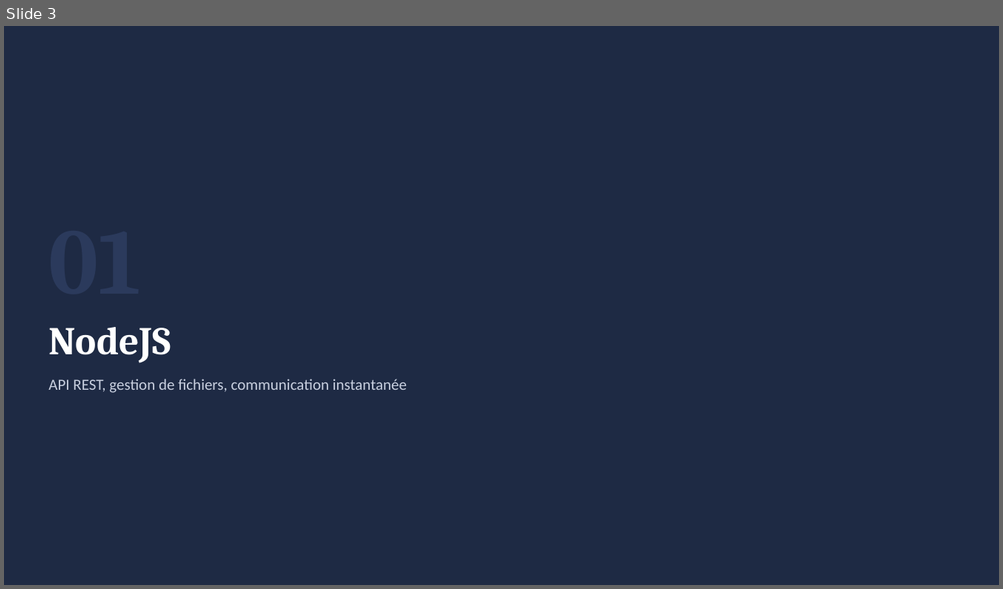
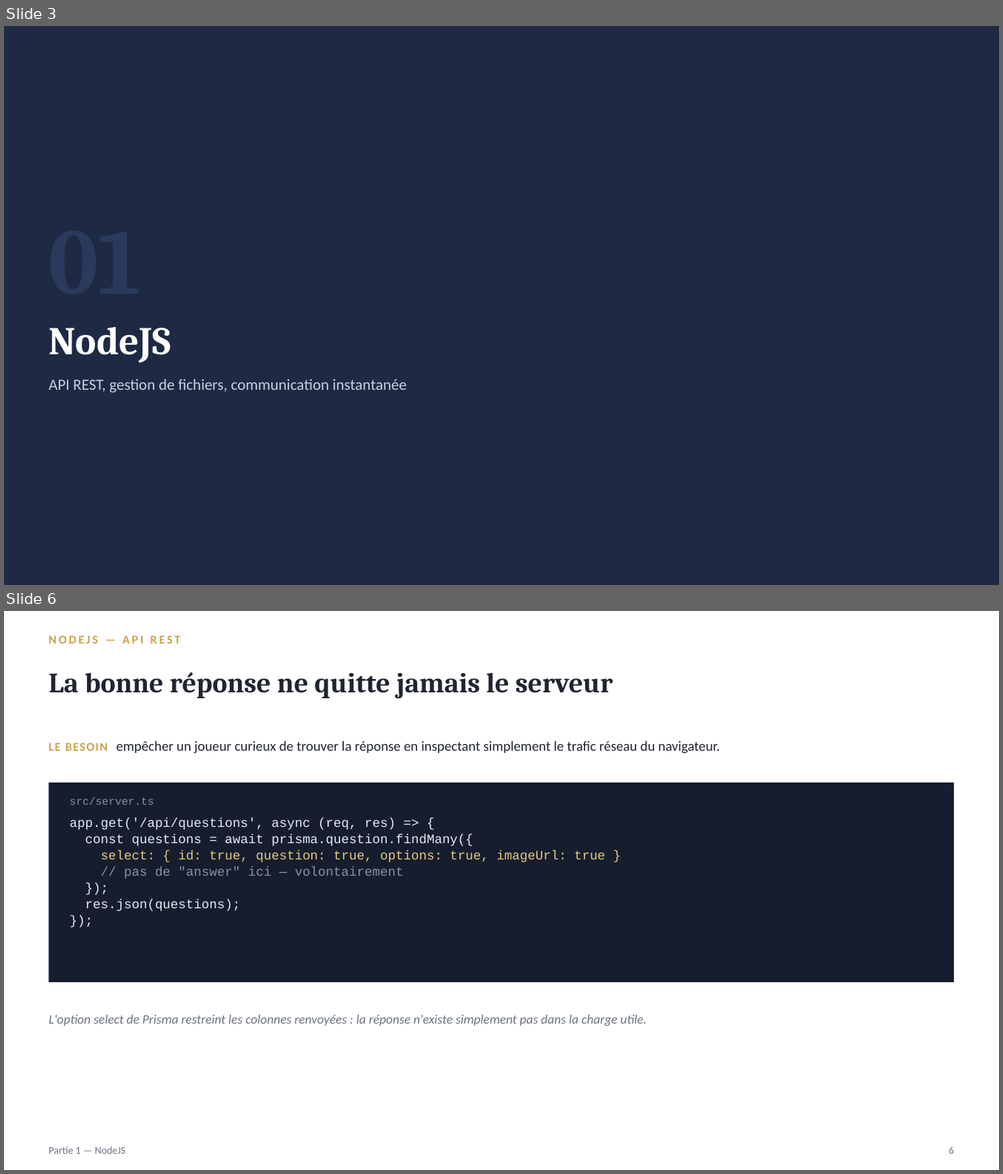
Before and after one commit to phasna/Quiz, a slide deck: quiz_soutenance.pptx. Shown one above the other, each under a label of ours: slide 3 before the commit, slides 3 and 6 after it; the slides between them are not shown. The pictures are 1003x589 and 1003x1174 pixels, drawn with LibreOffice and Linux fonts; fonts in the diff are those of the drawing. Boxes give left, top, right and bottom in pixels: in the first picture for what was removed or moved away, otherwise in the second. Text is boxed around its words. In the diff, an @@ line names an element or a change of style, - is before the commit and + after.

```diff
--- a/quiz_soutenance.pptx
+++ b/quiz_soutenance.pptx
@@ slide 6 added at (4,611,999,1170), background #FFFFFF @@
@@ text added at (48,635,181,644), 11.5 pt, text #C9A24B, bold @@
+NODEJS — API REST
@@ text added at (48,672,613,699), 27 pt, text #1F2430, bold @@
+La bonne réponse ne quitte jamais le serveur
@@ text added at (48,741,720,754), 13.5 pt, text #1F2430 @@
+LE BESOIN empêcher un joueur curieux de trouver la réponse en inspectant simplement le trafic réseau du navigateur.
@@ rectangle added at (48,783,954,982), fill #161D2E @@
@@ text added at (70,797,154,805), 10.5 pt, text #8891A8 @@
+src/server.ts
@@ text added at (70,818,605,911), 12.5 pt, text #E7EAF2 @@
+app.get('/api/questions', async (req, res) => {
+const questions = await prisma.question.findMany({
+select: { id: true, question: true, options: true, imageUrl: true }
+// pas de "answer" ici — volontairement
+});
+res.json(questions);
+});
@@ text added at (48,1015,646,1026), 12.5 pt, text #6B7280, italic @@
+L'option select de Prisma restreint les colonnes renvoyées : la réponse n'existe simplement pas dans la charge utile.
@@ text added at (48,1147,126,1154), 10 pt, text #6B7280 @@
+Partie 1 — NodeJS
@@ text added at (948,1147,953,1154), 10 pt, text #6B7280 @@
+6
```
Also in this commit, not shown: 7 slides changed, 8 other slides added, 3 slides removed, 2 other files.
